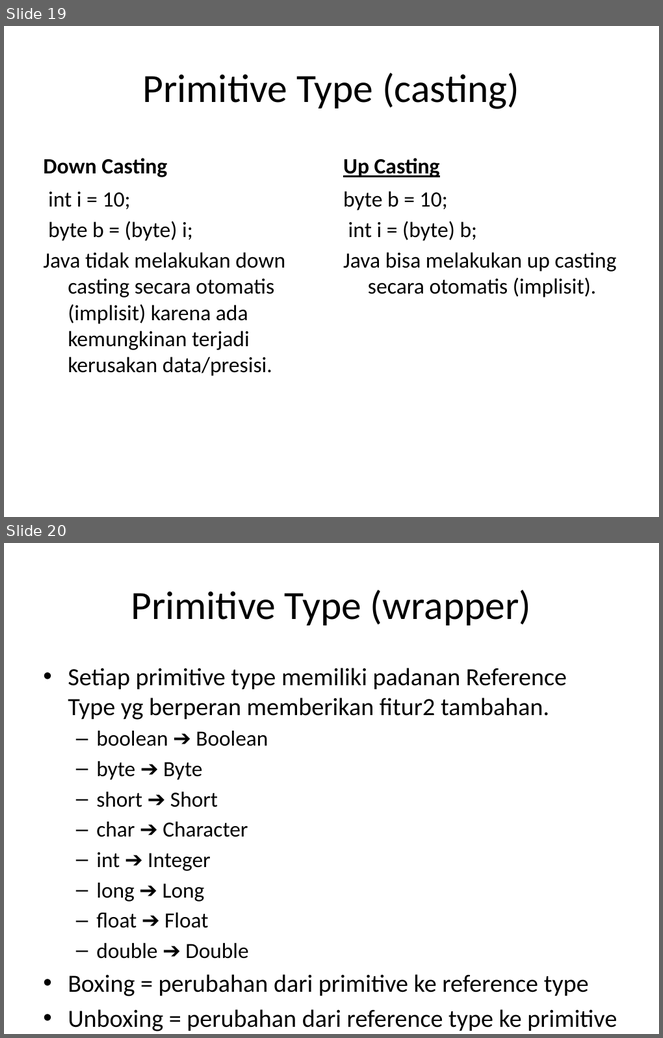
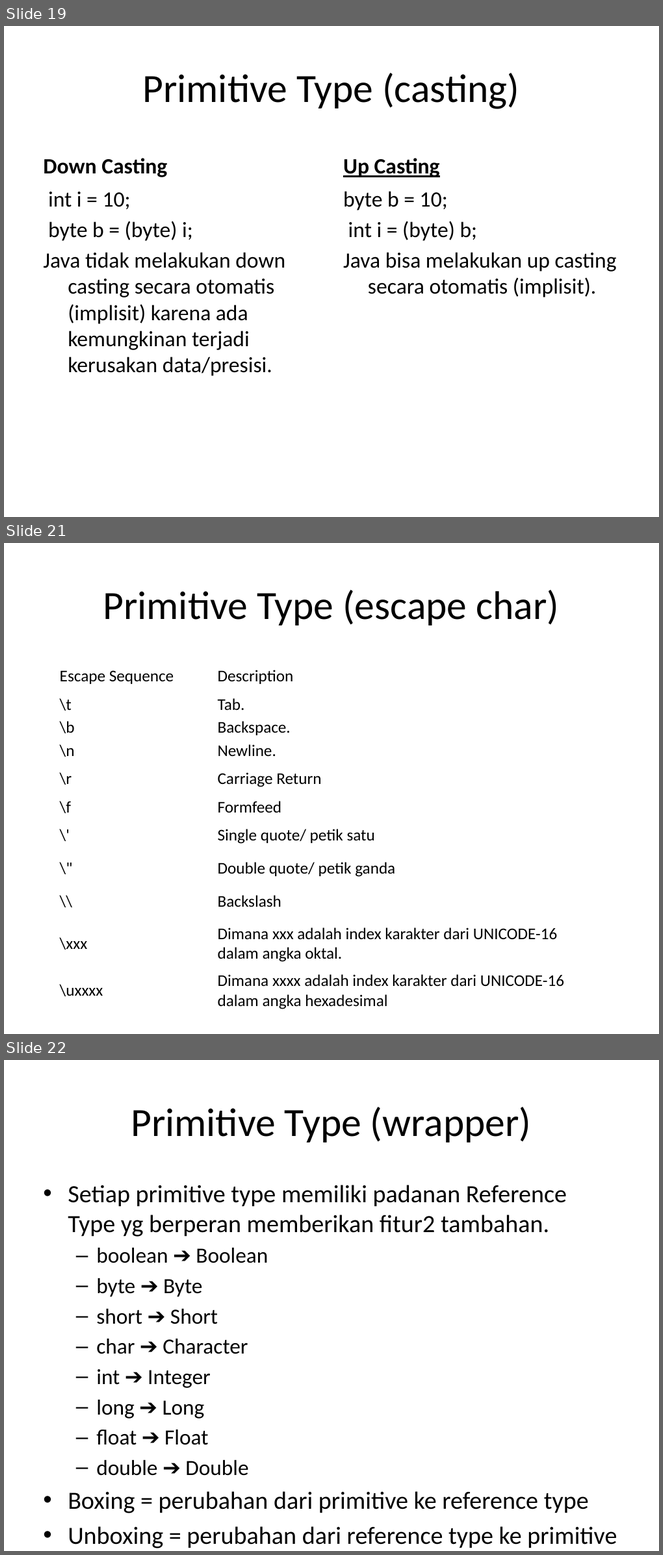
Before and after one commit to milhcbt/oot-aide, a slide deck: src/main/resources/Dasar-Dasar Pemograman Java.pptx. Shown one above the other, each under a label of ours: slides 19 and 20 before the commit, slides 19, 21 and 22 after it; the slides between them are not shown. The pictures are 663x1038 and 663x1555 pixels, drawn with LibreOffice and Linux fonts; fonts in the diff are those of the drawing. Boxes give left, top, right and bottom in pixels: in the first picture for what was removed or moved away, otherwise in the second. Text is boxed around its words. In the diff, an @@ line names an element or a change of style, - is before the commit and + after.

```diff
--- a/src/main/resources/Dasar-Dasar Pemograman Java.pptx
+++ b/src/main/resources/Dasar-Dasar Pemograman Java.pptx
@@ slide 21 added at (4,543,659,1034), background #FFFFFF @@
@@ title added at (103,590,559,626), 44 pt, text #000000 @@
+Primitive Type (escape char)
@@ table added at (59,659,584,1012), 11 rows, 2 columns @@
+Escape Sequence | Description
+\t | Tab.
+\b | Backspace.
+\n | Newline.
+\r | Carriage Return
+\f | Formfeed
+\' | Single quote/ petik satu
+\" | Double quote/ petik ganda
+\\ | Backslash
+\xxx | Dimana xxx adalah index karakter dari UNICODE-16 dalam angka oktal.
+\uxxxx | Dimana xxxx adalah index karakter dari UNICODE-16 dalam angka hexadesimal
@@ what was slide 20 is now slide 22 @@
```
Also in this commit, not shown: 32 other slides added, 1 slide removed, 29 other files.
